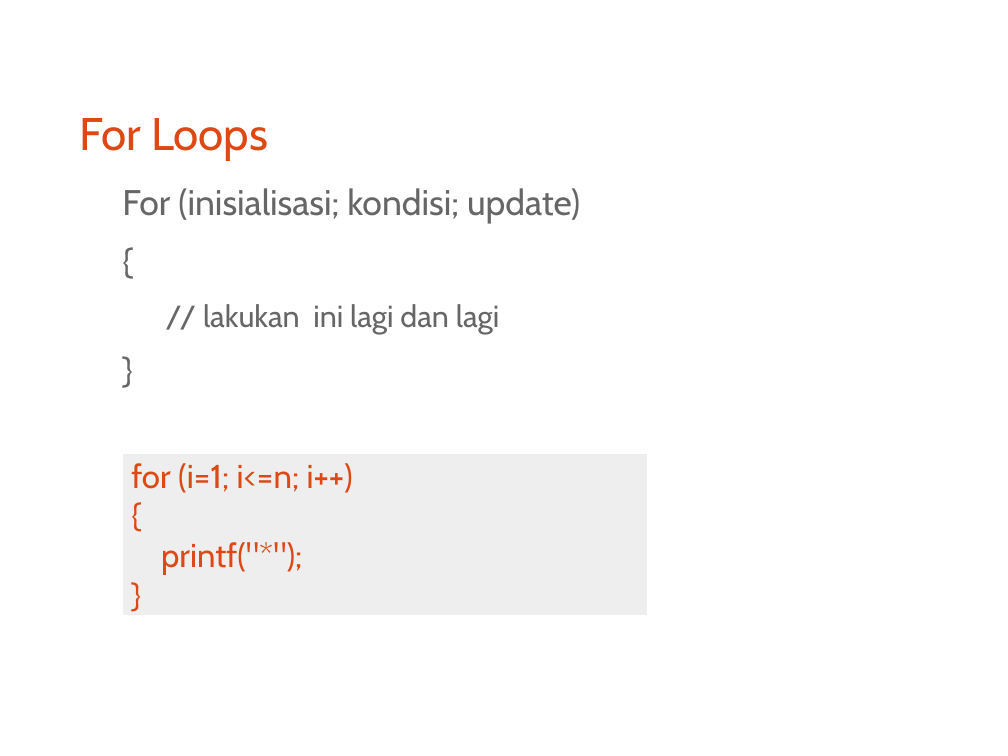
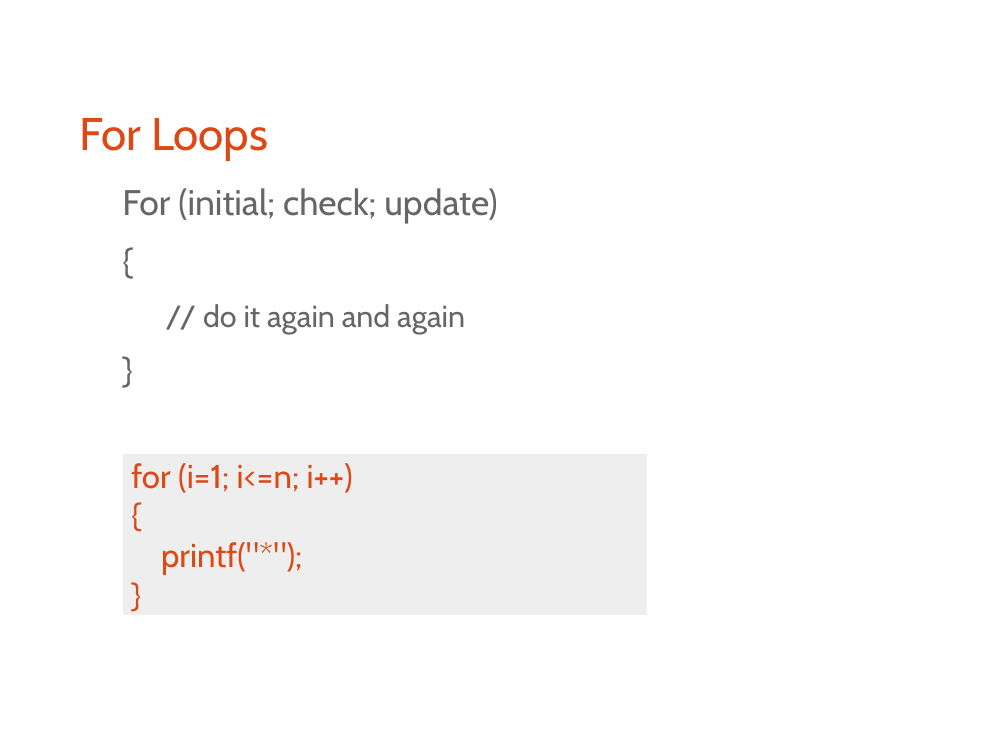
Before and after one commit to bagustris/prokom-tf, a slide deck: slide 17 of prokom2.odp. Drawn at 1008x756 pixels with LibreOffice and Linux fonts; fonts in the diff are those of the drawing. Boxes give left, top, right and bottom in pixels: in the first picture for what was removed or moved away, otherwise in the second. Text is boxed around its words. In the diff, an @@ line names an element or a change of style, - is before the commit and + after.

```diff
--- a/prokom2.odp
+++ b/prokom2.odp
@@ text at [122,188,497,223]: text changed @@
-For (inisialisasi; kondisi; update)
+For (initial; check; update)
@@ text at [203,304,465,334]: text changed @@
-  // lakukan ini lagi dan lagi
+  // do it again and again
```
Also in this commit, not shown: 4 other slides changed, 37 other files.
